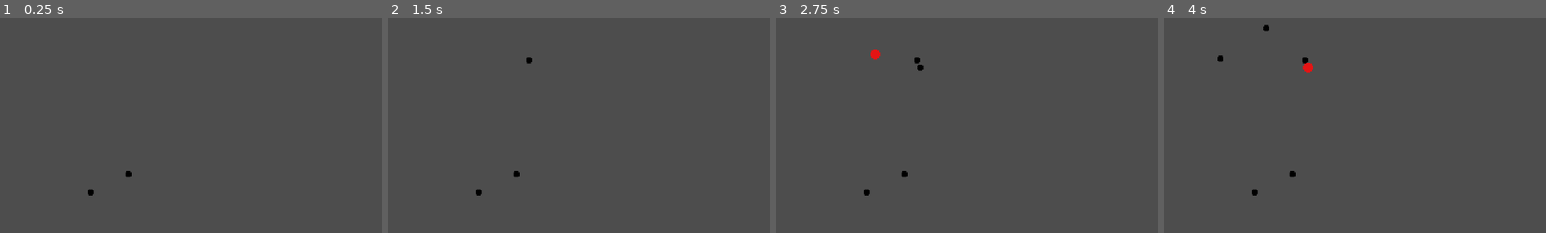
Above: before the commit, frames 1-4 (left to right).
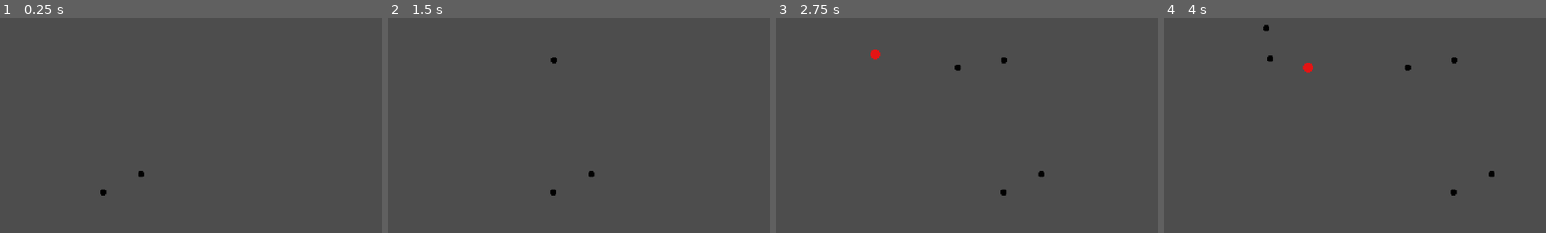
Above: after the commit, the same moments.

Repository: ZiyadAziz/BlackFysh
Game: Godot game, scene res://scenes/game.tscn
Two runs of this game, one before a commit and one after it. Both use one fixed random seed, a clock stepped at 60 frames per second and the inputs below. The engine's default icon, where the game draws it, is replaced by a stand-in: a white triangle on a blue panel in a dark square.
Inputs (mouse positions are % of the whole screen's width and height, from its top left):
- Up to frame 1 (0.25 s): no input
- Up to frame 2 (1.5 s): tap Enter at 0.5 s; move the mouse to (29, 63) at 0.52 s; click (29, 63) at 0.67 s; tap Space at 1.25 s; move the mouse to (33, 59) at 1.27 s; click (33, 59) at 1.42 s
- Up to frame 3 (2.75 s): tap Enter at 2 s; move the mouse to (30, 31) at 2.02 s; click (30, 31) at 2.17 s
- Up to frame 4 (4 s): tap Space at 2.75 s; move the mouse to (35, 32) at 2.77 s; click (35, 32) at 2.92 s; tap Enter at 3.5 s; move the mouse to (36, 34) at 3.52 s; click (36, 34) at 3.67 s
The pictures show only the part of the screen within x 17-67%, y 22-72%; the shares and areas given below are measured in that part.

The runs differ from the first frame. In frame 1, 0.2% of the frame differs, in the area x 23-38%, y 71-83%; in frame 2, 0.3%; in frame 3, 0.3%; in frame 4, 0.4%, in the area x 14-87%, y 17-83%.

Commit message:
ermmmmm mmmm

Diff:
--- a/scenes/fysh_prototype.tscn
+++ b/scenes/fysh_prototype.tscn
@@ -6,7 +6,10 @@
 [sub_resource type="CircleShape2D" id="CircleShape2D_g4v7s"]
 radius = 3.0
 
-[node name="Fysh_Prototype" type="Area2D" unique_id=441396058]
+[sub_resource type="RectangleShape2D" id="RectangleShape2D_g4v7s"]
+size = Vector2(10, 6)
+
+[node name="Fysh_Prototype" type="CharacterBody2D" unique_id=153737823]
 script = ExtResource("1_vyssj")
 
 [node name="Sprite2D" type="Sprite2D" parent="." unique_id=1047669423]
@@ -15,4 +18,10 @@
 [node name="CollisionShape2D" type="CollisionShape2D" parent="." unique_id=1551522943]
 shape = SubResource("CircleShape2D_g4v7s")
 
+[node name="vision" type="Area2D" parent="." unique_id=986703873]
+
+[node name="CollisionShape2D" type="CollisionShape2D" parent="vision" unique_id=1095141234]
+position = Vector2(6, 0)
+shape = SubResource("RectangleShape2D_g4v7s")
+
 [connection signal="input_event" from="." to="." method="_on_input_event"]
--- a/scripts/fysh_prototype.gd
+++ b/scripts/fysh_prototype.gd
@@ -1,9 +1,9 @@
-extends Area2D
+extends CharacterBody2D
 
 #@onready var level_manager: Node = %LevelManager
 @onready var level_manager = get_node("/root/Game/LevelManager")
 
-#The vision cone for the fysh might either be a raycast or area2d
+#The vision cone for the fysh might either be a raycast or area2d (currently using area2d)
 # or a secret third thing that a youtube video tells me
 
 var SPEED := 50.0
@@ -11,6 +11,7 @@
 var direction = 1 #We want to change the direction when the fysh collides with the wall or when it sees a bobber
 
 enum State {IDLE, INTEREST}
+var current_state = State.IDLE
 
 func _on_input_event(viewport: Node, event: InputEvent, shape_idx: int) -> void:
 	if event is InputEventMouseButton and event.pressed and event.button_index == MOUSE_BUTTON_LEFT and level_manager.current_tool == level_manager.Tools.SPEARGUN:
@@ -27,6 +28,10 @@
 	# it might get interested and start moving towards it instead
 	#position.x += SPEED * delta * direction
 
-	#While idle: disable vision, burst of movement that is tweened, randomize the multiplier/distance and direction, and time to next movement, reenable vision
+	#While idle: disable vision, burst of movement that is tweened, randomize the multiplier/distance and direction/rotation, and time to next movement, reenable vision
 	# fish would also have to bounce off of the ground in a way that a pool ball would behave (not sure if this is a common function)
+	# requires editing rotation (look at space loop for that), the rotation should be randomized on ready
+
+	if current_state == State.IDLE:
+		position.x += SPEED * delta * direction
 	pass
